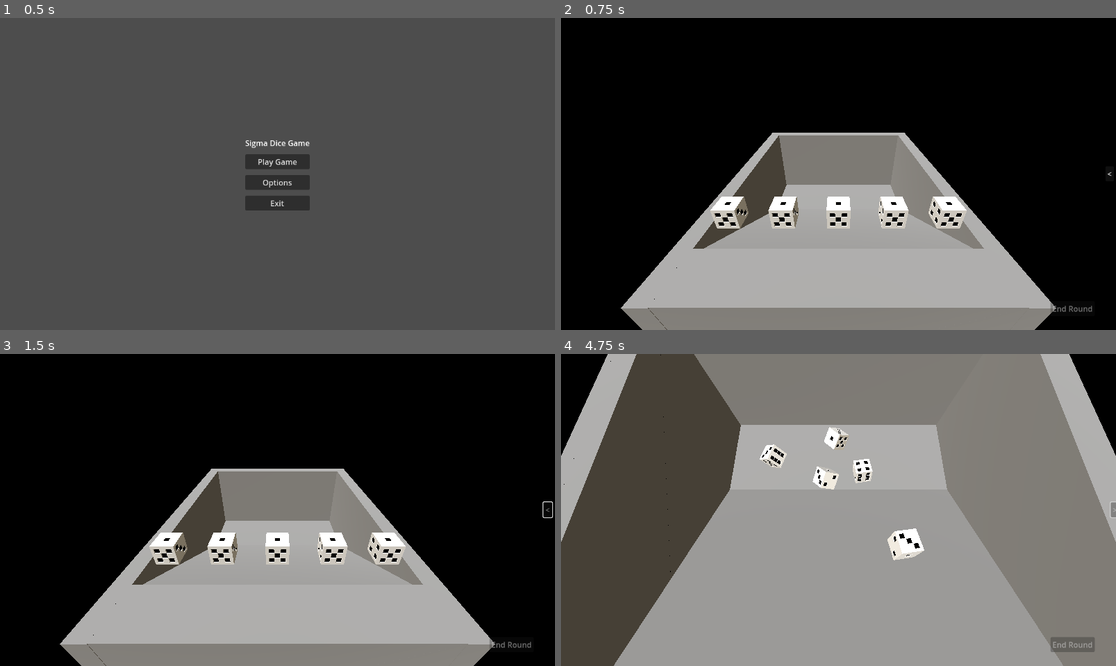
Above: before the commit, frames 1-4 (two rows, left to right).
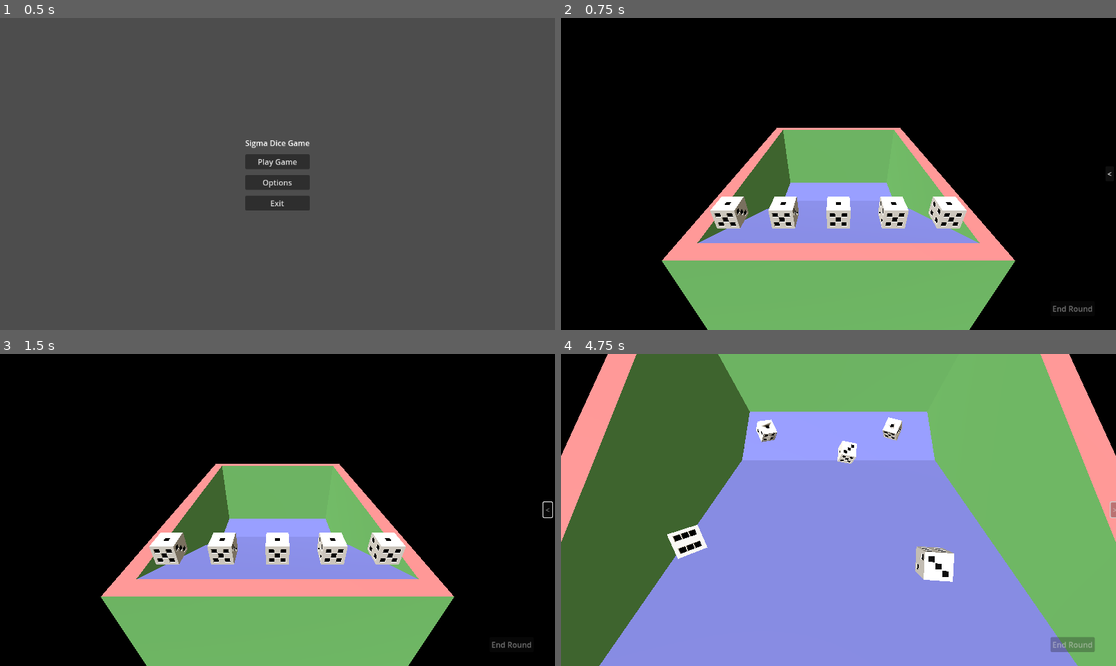
Above: after the commit, the same moments.

Repository: Inglo-Games/SigmaDiceGame
Game: Godot game, scene res://Scenes/Menus/MainMenu.tscn
Same seed, same stepped clock (60 frames per second), same inputs: the game is played once before the commit and once after it.
Inputs (mouse positions are in pixels of both pictures, inside the frame that each line leads up to):
- Up to frame 1 (0.5 s): no input
- Up to frame 2 (0.75 s): click "Play Game" at 0.5 s
- Up to frame 3 (1.5 s): click "<" at 1.25 s
- Up to frame 4 (4.75 s): move the mouse to (960, 494) at 2.02 s; tap Space (launch_dice) at 2.1, 4.35 s; click (960, 494) at 2.17 s; move the mouse to (727, 525) at 2.77 s; click (727, 525) at 2.85 s; click ">" at 3.5 s; move the mouse to (894, 441) at 4.27 s; click (894, 441) at 4.42 s

Frame 1 is identical in both runs. In frame 2, 32% of the frame differs, in the area x 10-90%, y 35-100%; in frame 3, 32%; in frame 4, 97%, in the area x 0-100%, y 0-100%.

Commit message:
Replace CSG dice box with Blender model

Diff:
--- a/game/Scenes/DiceBox.tscn
+++ /dev/null
@@ -1,27 +0,0 @@
-[gd_scene load_steps=2 format=3 uid="uid://dl3po7st13ed5"]
-
-[ext_resource type="Material" uid="uid://duug3ho2gnoal" path="res://Materials/basic_box_material.tres" id="1_k8to4"]
-
-[node name="DiceBox" type="CSGCombiner3D"]
-use_collision = true
-
-[node name="CSGOuterBox" type="CSGBox3D" parent="."]
-transform = Transform3D(1, 0, 0, 0, 1, 0, 0, 0, 1, 0, -2, -5)
-size = Vector3(8, 4, 10)
-material = ExtResource("1_k8to4")
-
-[node name="CSGInnerBox" type="CSGBox3D" parent="."]
-transform = Transform3D(1, 0, 0, 0, 1, 0, 0, 0, 1, 0, -1.74445, -4.73362)
-operation = 2
-size = Vector3(7, 3.5, 9.5)
-material = ExtResource("1_k8to4")
-
-[node name="CSGSlope" type="CSGBox3D" parent="."]
-transform = Transform3D(1, 0, 0, 0, 0.508711, -0.860937, 0, 0.860937, 0.508711, 0, -2.215, -3.83966)
-size = Vector3(7, 7, 1)
-material = ExtResource("1_k8to4")
-
-[node name="CSGBackBox" type="CSGBox3D" parent="."]
-transform = Transform3D(1, 0, 0, 0, 1, 0, 0, 0, 1, 0, -1.84651, -0.671153)
-size = Vector3(7, 3.694, 1.331)
-material = ExtResource("1_k8to4")
--- a/game/Scenes/Game.tscn
+++ b/game/Scenes/Game.tscn
@@ -1,8 +1,8 @@
-[gd_scene load_steps=9 format=3 uid="uid://ht7atlg3hyeo"]
+[gd_scene load_steps=8 format=3 uid="uid://ht7atlg3hyeo"]
 
-[ext_resource type="PackedScene" uid="uid://dl3po7st13ed5" path="res://Scenes/DiceBox.tscn" id="1_mcfib"]
 [ext_resource type="Script" path="res://Scenes/Game.gd" id="1_mht0p"]
 [ext_resource type="PackedScene" uid="uid://bnuyb0p8l4syw" path="res://Scenes/Die.tscn" id="2_a2hh2"]
+[ext_resource type="PackedScene" uid="uid://54ft880qyhnx" path="res://Meshes/dice_box.glb" id="2_vgoxa"]
 [ext_resource type="PackedScene" uid="uid://dj0uen5t451qt" path="res://Scenes/UI/ScoreboardPanel.tscn" id="4_56du8"]
 
 [sub_resource type="ProceduralSkyMaterial" id="ProceduralSkyMaterial_ly2ab"]
@@ -17,16 +17,14 @@
 sky = SubResource("Sky_v6gxa")
 ambient_light_source = 3
 
-[sub_resource type="BoxShape3D" id="BoxShape3D_rm4pm"]
-size = Vector3(7, 1, 2.75)
-
 [node name="Node3D" type="Node3D"]
 script = ExtResource("1_mht0p")
 
+[node name="dice_box" parent="." instance=ExtResource("2_vgoxa")]
+transform = Transform3D(1, 0, 0, 0, 1, 0, 0, 0, 1, 0, -2, -6)
+
 [node name="WorldEnvironment" type="WorldEnvironment" parent="."]
 environment = SubResource("Environment_ajpux")
-
-[node name="DiceBox" parent="." instance=ExtResource("1_mcfib")]
 
 [node name="Die" parent="." groups=["dice"] instance=ExtResource("2_a2hh2")]
 transform = Transform3D(1, 0, 0, 0, 1, 0, 0, 0, 1, -2.4, 1, -1.5)
@@ -46,12 +44,6 @@
 [node name="Camera3D" type="Camera3D" parent="."]
 transform = Transform3D(1, 0, 0, 0, 0.866025, 0.5, 0, -0.5, 0.866025, 0, 4, 2)
 current = true
-
-[node name="DiceArea" type="Area3D" parent="."]
-
-[node name="CollisionShape3D" type="CollisionShape3D" parent="DiceArea"]
-transform = Transform3D(1, 0, 0, 0, 1, 0, 0, 0, 1, 0, -3.9, -8)
-shape = SubResource("BoxShape3D_rm4pm")
 
 [node name="DirectionalLight3D" type="DirectionalLight3D" parent="."]
 transform = Transform3D(0.583143, -0.707107, -0.39993, 0.565586, -1.91925e-08, 0.824689, -0.583143, -0.707107, 0.39993, -2, 7, 5)
Binary file added: game/Meshes/dice_box.glb
Not shown, added: game/Meshes/dice_box.glb.import
Not shown, added: blender_models/dice_box.blend
